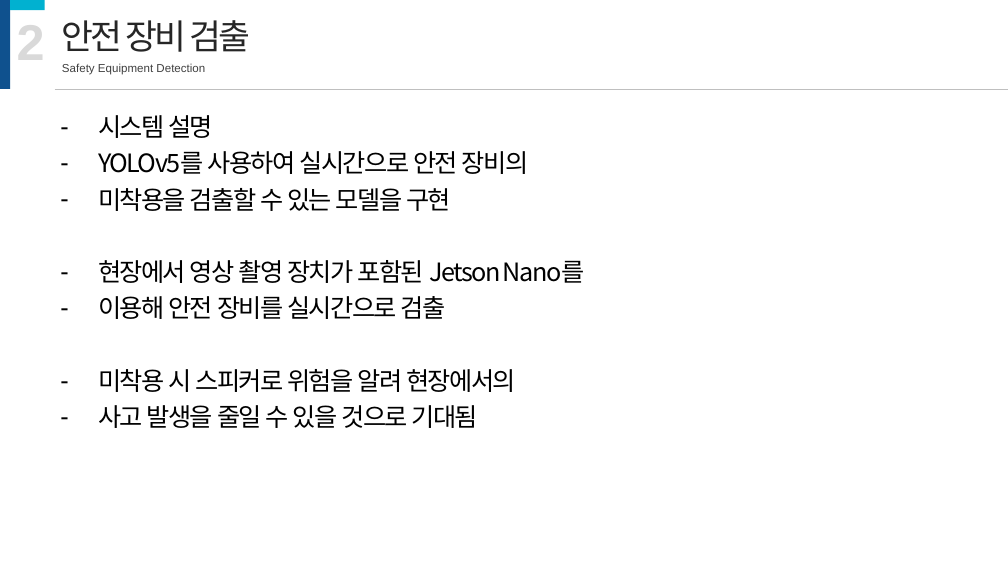
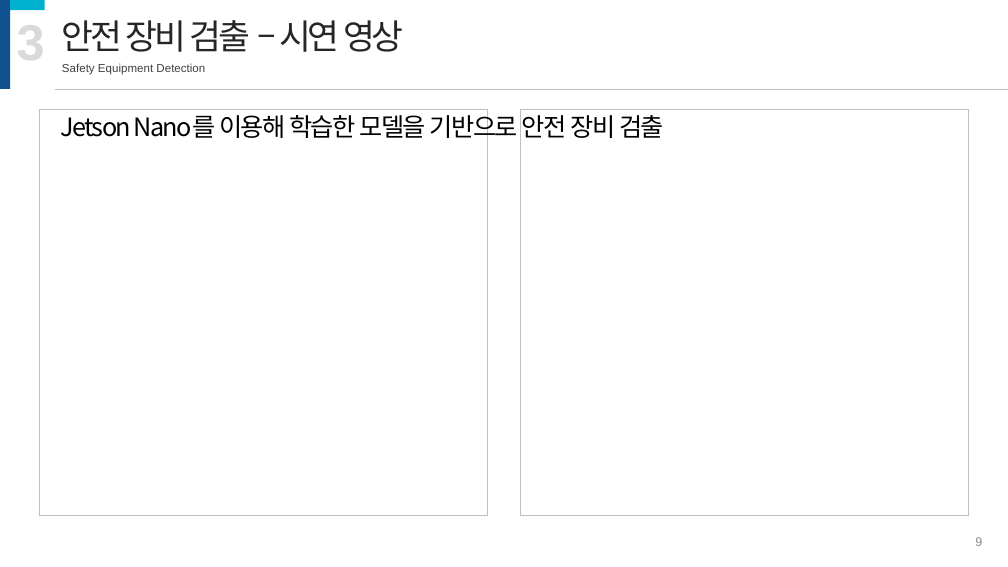
Before and after one commit to JaeHyung-Jung/UNDERDOG, a slide deck: slide 9 of 12주차/발표자료-1.pptx (slide 8 before the commit). Drawn at 1008x567 pixels with LibreOffice and Linux fonts; fonts in the diff are those of the drawing. Boxes give left, top, right and bottom in pixels: in the first picture for what was removed or moved away, otherwise in the second. Text is boxed around its words. In the diff, an @@ line names an element or a change of style, - is before the commit and + after.

```diff
--- a/12주차/발표자료-1.pptx
+++ b/12주차/발표자료-1.pptx
@@ text at [17, 15, 45, 71]: text changed @@
-2
+3
@@ text at [62, 20, 404, 52]: text changed @@
-안전 장비 검출
+안전 장비 검출 – 시연 영상
@@ rectangle added at [40, 110, 488, 516], fill #FFFFFF, outline #BFBFBF 1 pt @@
@@ text at [60, 110, 664, 143]: text changed @@
-– 시스템 설명
-– YOLOv5를 사용하여 실시간으로 안전 장비의
-– 미착용을 검출할 수 있는 모델을 구현
-– 현장에서 영상 촬영 장치가 포함된 Jetson Nano를
-– 이용해 안전 장비를 실시간으로 검출
-– 미착용 시 스피커로 위험을 알려 현장에서의
-– 사고 발생을 줄일 수 있을 것으로 기대됨
+Jetson Nano를 이용해 학습한 모델을 기반으로 안전 장비 검출
@@ rectangle added at [521, 110, 969, 516], fill #FFFFFF, outline #BFBFBF 1 pt @@
@@ page number added at [975, 537, 982, 546], 12 pt, text #8C8C8C @@
+9
```
Also in this commit, not shown: 8 other slides changed, 1 slide added, 15 slides removed.
